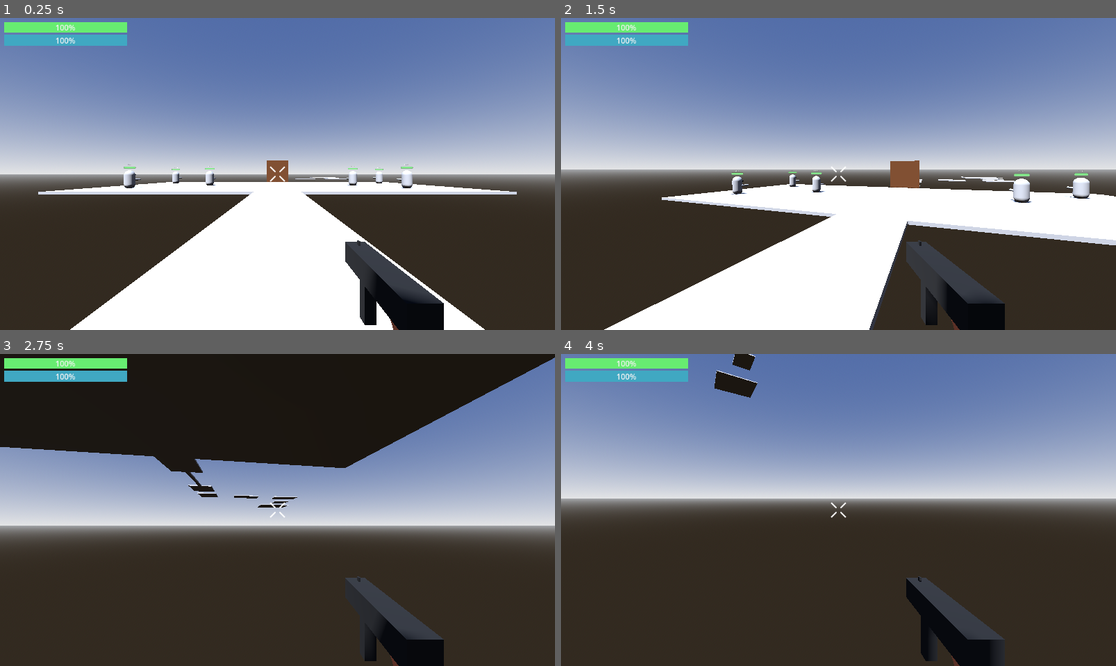
Above: before the commit, frames 1-4 (two rows, left to right).
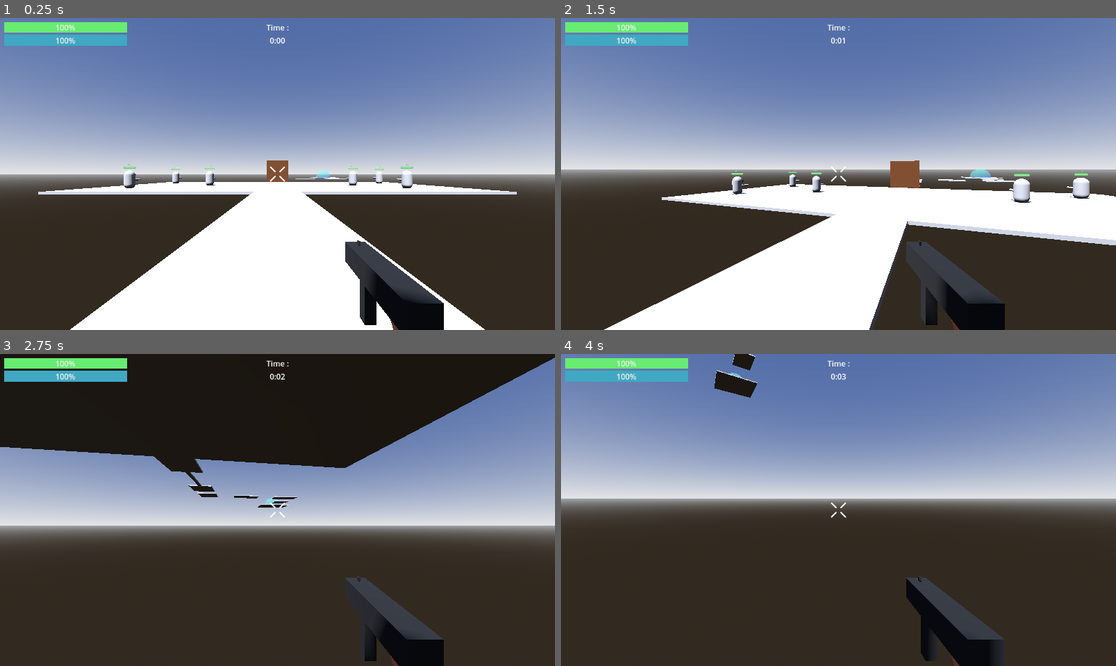
Above: after the commit, the same moments.

Repository: jonathaneeckhout/helpmegetout
Game: Godot game, scene res://scenes/main/main.tscn
The game is run twice, just before and just after one commit, with the same random seed, the same clock (stepped at 60 frames per second) and the same inputs.
Inputs (mouse positions are in pixels of both pictures, inside the frame that each line leads up to):
- Up to frame 1 (0.25 s): no input
- Up to frame 2 (1.5 s): tap Enter at 0.5 s; move the mouse to (866, 174) at 0.52 s; hold W (move_up) from 0.53 s (still down); click (866, 174) at 0.6 s; tap Space (jump) at 0.77 s; move the mouse to (810, 174) at 1.27 s; click (810, 174) at 1.35 s
- Up to frame 3 (2.75 s): keep holding W (move_up); tap Space (jump) at 1.52 s; move the mouse to (288, 503) at 2.02 s; click (288, 503) at 2.1 s
- Up to frame 4 (4 s): keep holding W (move_up); move the mouse to (832, 516) at 2.77 s; click (832, 516) at 2.85 s; tap Space (jump) at 3.02, 3.77 s; move the mouse to (877, 513) at 3.52 s; click (877, 513) at 3.6 s

The runs differ from the first frame. In frame 1, 0.1% of the frame differs, in the area x 47-60%, y 2-52%; in frame 2, 0.2%, in the area x 47-78%, y 2-52%; in frame 3, 0.1%; in frame 4, less than 0.1%.

Commit message:
add game logic

Diff:
--- a/classes/map.gd
+++ b/classes/map.gd
@@ -1,2 +1,25 @@
 class_name Map
 extends Node3D
+
+signal all_players_finished
+
+@onready var players: Node3D = $Players
+@onready var finish_area: FinishArea = $FinishArea
+
+
+func _ready():
+	finish_area.player_entered.connect(_on_player_entered_finish_area)
+	finish_area.player_exited.connect(_on_player_exited_finish_area)
+
+
+func _check_all_players_finished():
+	if players.get_child_count() == finish_area.total_players_entered:
+		all_players_finished.emit()
+
+
+func _on_player_entered_finish_area(_player: Player):
+	_check_all_players_finished()
+
+
+func _on_player_exited_finish_area(_player: Player):
+	_check_all_players_finished()
--- a/project.godot
+++ b/project.godot
@@ -20,6 +20,7 @@
 GodotLogger="*res://addons/logger/logger.gd"
 Utils="*res://scripts/singletons/utils.gd"
 Uuid="*res://scripts/singletons/uuid/uuid.gd"
+Game="*res://scripts/singletons/game.gd"
 
 [debug]
 
--- /dev/null
+++ b/scenes/main/main.gd
@@ -0,0 +1,7 @@
+extends Node3D
+
+
+func _ready():
+	Game.load_map($Cellar)
+	# TODO: for now just start timer, later have countdown timer
+	Game.start()
--- a/scenes/main/main.tscn
+++ b/scenes/main/main.tscn
@@ -1,7 +1,9 @@
-[gd_scene load_steps=2 format=3 uid="uid://dju316m0qj18j"]
+[gd_scene load_steps=3 format=3 uid="uid://dju316m0qj18j"]
 
+[ext_resource type="Script" path="res://scenes/main/main.gd" id="1_8622b"]
 [ext_resource type="PackedScene" uid="uid://clt1fkf4hwe5k" path="res://scenes/maps/cellar/cellar.tscn" id="1_bxyd7"]
 
 [node name="Main" type="Node3D"]
+script = ExtResource("1_8622b")
 
 [node name="Cellar" parent="." instance=ExtResource("1_bxyd7")]
--- /dev/null
+++ b/scenes/maps/cellar/cellar.gd
@@ -0,0 +1,2 @@
+class_name Cellar
+extends Map
--- a/scenes/maps/cellar/cellar.tscn
+++ b/scenes/maps/cellar/cellar.tscn
@@ -1,9 +1,11 @@
-[gd_scene load_steps=19 format=3 uid="uid://clt1fkf4hwe5k"]
-
-[ext_resource type="Script" path="res://classes/map.gd" id="1_wf1ie"]
+[gd_scene load_steps=21 format=3 uid="uid://clt1fkf4hwe5k"]
+
+[ext_resource type="Script" path="res://scenes/maps/cellar/cellar.gd" id="1_vf7wg"]
 [ext_resource type="PackedScene" uid="uid://7rjmbpmyalo6" path="res://scenes/player/player.tscn" id="2_lj7jm"]
 [ext_resource type="PackedScene" uid="uid://kmaqn8rfv5os" path="res://scenes/enemies/ghost/ghost.tscn" id="3_atc8c"]
 [ext_resource type="PackedScene" uid="uid://bkf86aslpsh4m" path="res://scenes/terrain/guarded_door/guarded_door.tscn" id="4_31f85"]
+[ext_resource type="PackedScene" uid="uid://6ujxb4xlfsvf" path="res://components/component_list/component_list.tscn" id="5_y4q1j"]
+[ext_resource type="PackedScene" uid="uid://dav77wnnu1do5" path="res://scenes/terrain/finish_area/finish_area.tscn" id="6_dy41w"]
 
 [sub_resource type="ProceduralSkyMaterial" id="ProceduralSkyMaterial_u4qty"]
 sky_top_color = Color(0.304965, 0.412343, 0.651355, 1)
@@ -51,7 +53,7 @@
 data = PackedVector3Array(-5, 0.1, 5, 5, 0.1, 5, -5, -0.1, 5, 5, 0.1, 5, 5, -0.1, 5, -5, -0.1, 5, 5, 0.1, -5, -5, 0.1,  …(356 unchanged characters)…
 
 [node name="Cellar" type="Node3D"]
-script = ExtResource("1_wf1ie")
+script = ExtResource("1_vf7wg")
 
 [node name="DirectionalLight3D" type="DirectionalLight3D" parent="."]
 transform = Transform3D(0.866025, 0.433013, -0.25, 0, 0.5, 0.866025, 0.5, -0.75, 0.433013, 0, 0, 0)
@@ -195,3 +197,9 @@
 
 [node name="Ghost4" parent="Enemies" instance=ExtResource("3_atc8c")]
 transform = Transform3D(1, 0, 0, 0, 1, 0, 0, 0, 1, -16, 0, -32)
+
+[node name="ComponentList" parent="." node_paths=PackedStringArray("actor") instance=ExtResource("5_y4q1j")]
+actor = NodePath("..")
+
+[node name="FinishArea" parent="." instance=ExtResource("6_dy41w")]
+transform = Transform3D(1, 0, 0, 0, 1, 0, 0, 0, 1, 20, 0, -89)
--- a/scenes/player/player.gd
+++ b/scenes/player/player.gd
@@ -1,3 +1,8 @@
+class_name Player
 extends CharacterBody3D
 
 @onready var component_list: Node = $ComponentList
+
+
+func _ready():
+	pass
--- a/scenes/player/player.tscn
+++ b/scenes/player/player.tscn
@@ -9,6 +9,7 @@
 [ext_resource type="PackedScene" uid="uid://df5jua3phqvll" path="res://components/player/shoot_component/shoot_component.tscn" id="7_ey8pn"]
 [ext_resource type="Texture2D" uid="uid://c1ogk2rxk6l5m" path="res://assets/ui/crosshair/White/crosshair086.png" id="7_mpo11"]
 [ext_resource type="PackedScene" uid="uid://drceddn00upe3" path="res://scenes/ui/player_meters/player_meters.tscn" id="9_yr32t"]
+[ext_resource type="PackedScene" uid="uid://d4kfshnaoajgu" path="res://scenes/ui/progress_bar/progress_bar.tscn" id="10_1r4me"]
 
 [sub_resource type="CapsuleShape3D" id="CapsuleShape3D_4xs4g"]
 
@@ -98,3 +99,19 @@
 [node name="PlayerMeters" parent="UI/TopLeftMarginContainer" node_paths=PackedStringArray("health_component") instance=ExtResource("9_yr32t")]
 layout_mode = 2
 health_component = NodePath("../../../ComponentList/HealthComponent")
+
+[node name="TopMiddleMarginContainer" type="MarginContainer" parent="UI"]
+anchors_preset = 5
+anchor_left = 0.5
+anchor_right = 0.5
+offset_left = -20.0
+offset_right = 20.0
+offset_bottom = 40.0
+grow_horizontal = 2
+theme_override_constants/margin_left = 8
+theme_override_constants/margin_top = 8
+theme_override_constants/margin_right = 8
+theme_override_constants/margin_bottom = 8
+
+[node name="ProgressBar" parent="UI/TopMiddleMarginContainer" instance=ExtResource("10_1r4me")]
+layout_mode = 2
--- /dev/null
+++ b/scenes/terrain/finish_area/finish_area.gd
@@ -0,0 +1,26 @@
+class_name FinishArea
+extends Area3D
+
+signal player_entered(player: Player)
+signal player_exited(player: Player)
+
+var total_players_entered: int = 0
+
+
+func _ready():
+	area_entered.connect(_on_area_entered)
+	area_exited.connect(_on_area_exited)
+
+
+func _on_area_entered(area: Area3D):
+	var node: Node = area.get_parent()
+	if node is Player:
+		total_players_entered += 1
+		player_entered.emit(node)
+
+
+func _on_area_exited(area: Area3D):
+	var node: Node = area.get_parent()
+	if node is Player:
+		total_players_entered -= 1
+		player_exited.emit(node)
--- /dev/null
+++ b/scenes/terrain/finish_area/finish_area.tscn
@@ -0,0 +1,27 @@
+[gd_scene load_steps=5 format=3 uid="uid://dav77wnnu1do5"]
+
+[ext_resource type="Script" path="res://scenes/terrain/finish_area/finish_area.gd" id="1_dr88e"]
+
+[sub_resource type="SphereShape3D" id="SphereShape3D_p6fdr"]
+radius = 3.0
+
+[sub_resource type="SphereMesh" id="SphereMesh_nhlg7"]
+radius = 3.0
+height = 3.0
+is_hemisphere = true
+
+[sub_resource type="StandardMaterial3D" id="StandardMaterial3D_iqdo3"]
+transparency = 1
+albedo_color = Color(0.243137, 0.490196, 1, 0.619608)
+
+[node name="FinishArea" type="Area3D"]
+collision_layer = 0
+collision_mask = 2
+script = ExtResource("1_dr88e")
+
+[node name="CollisionShape3D" type="CollisionShape3D" parent="."]
+shape = SubResource("SphereShape3D_p6fdr")
+
+[node name="MeshInstance3D" type="MeshInstance3D" parent="."]
+mesh = SubResource("SphereMesh_nhlg7")
+surface_material_override/0 = SubResource("StandardMaterial3D_iqdo3")
--- /dev/null
+++ b/scenes/ui/progress_bar/progress_bar.gd
@@ -0,0 +1,10 @@
+extends VBoxContainer
+
+@onready var _time_label: Label = %TimeLabel
+
+
+func _process(_delta):
+	if not Game.is_running:
+		return
+
+	_time_label.text = ("%d:%02d" % [floor(Game.time_passed / 60), int(Game.time_passed) % 60])
--- /dev/null
+++ b/scenes/ui/progress_bar/progress_bar.tscn
@@ -0,0 +1,19 @@
+[gd_scene load_steps=2 format=3 uid="uid://d4kfshnaoajgu"]
+
+[ext_resource type="Script" path="res://scenes/ui/progress_bar/progress_bar.gd" id="1_24mto"]
+
+[node name="ProgressBar" type="VBoxContainer"]
+size_flags_horizontal = 4
+alignment = 1
+script = ExtResource("1_24mto")
+
+[node name="Label" type="Label" parent="."]
+layout_mode = 2
+text = "Time :"
+horizontal_alignment = 1
+
+[node name="TimeLabel" type="Label" parent="."]
+unique_name_in_owner = true
+layout_mode = 2
+text = "11:11"
+horizontal_alignment = 1
--- /dev/null
+++ b/scripts/singletons/game.gd
@@ -0,0 +1,51 @@
+extends Node
+
+signal finished(time: float)
+
+var time_passed: float = 0.0
+var is_running: bool = false
+
+var _map: Map = null
+
+
+func start() -> bool:
+	if is_running:
+		GodotLogger.warn("Can not start game. Game is already running")
+		return false
+
+	time_passed = 0.0
+	is_running = true
+
+	return true
+
+
+func stop() -> bool:
+	if not is_running:
+		GodotLogger.warn("Can not stop game. Game is not running")
+		return false
+
+	is_running = false
+	return true
+
+
+func load_map(map: Map):
+	if map != null and map.all_players_finished.is_connected(_on_all_players_finished):
+		map.all_players_finished.disconnect(_on_all_players_finished)
+
+	_map = map
+	_map.all_players_finished.connect(_on_all_players_finished)
+
+
+func get_map() -> Map:
+	return _map
+
+
+func _physics_process(delta: float):
+	if is_running:
+		time_passed += delta
+
+
+func _on_all_players_finished():
+	if is_running:
+		stop()
+		finished.emit(time_passed)
Not shown: 1 places in scenes/player/player.tscn that only renumber resources
